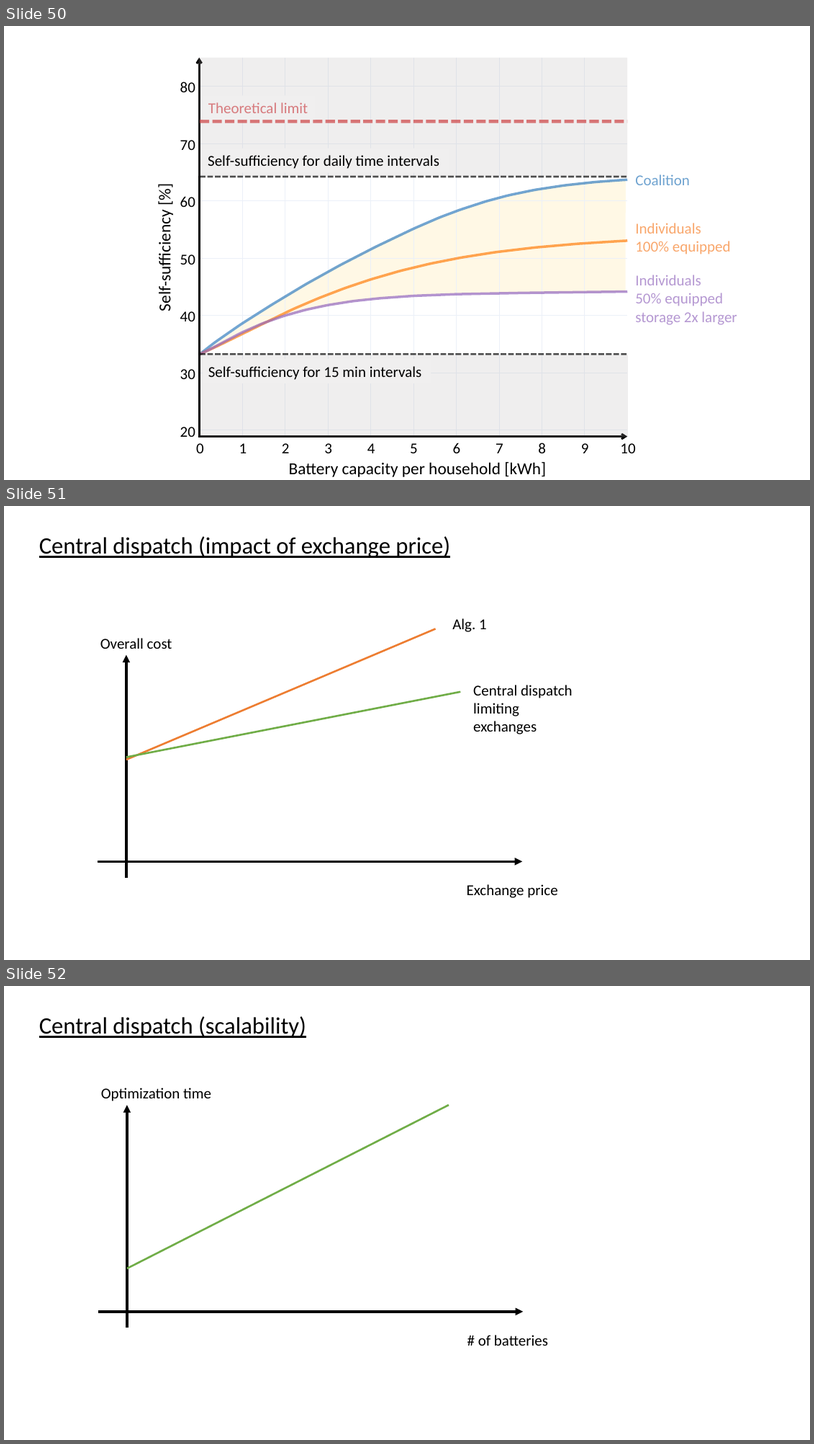
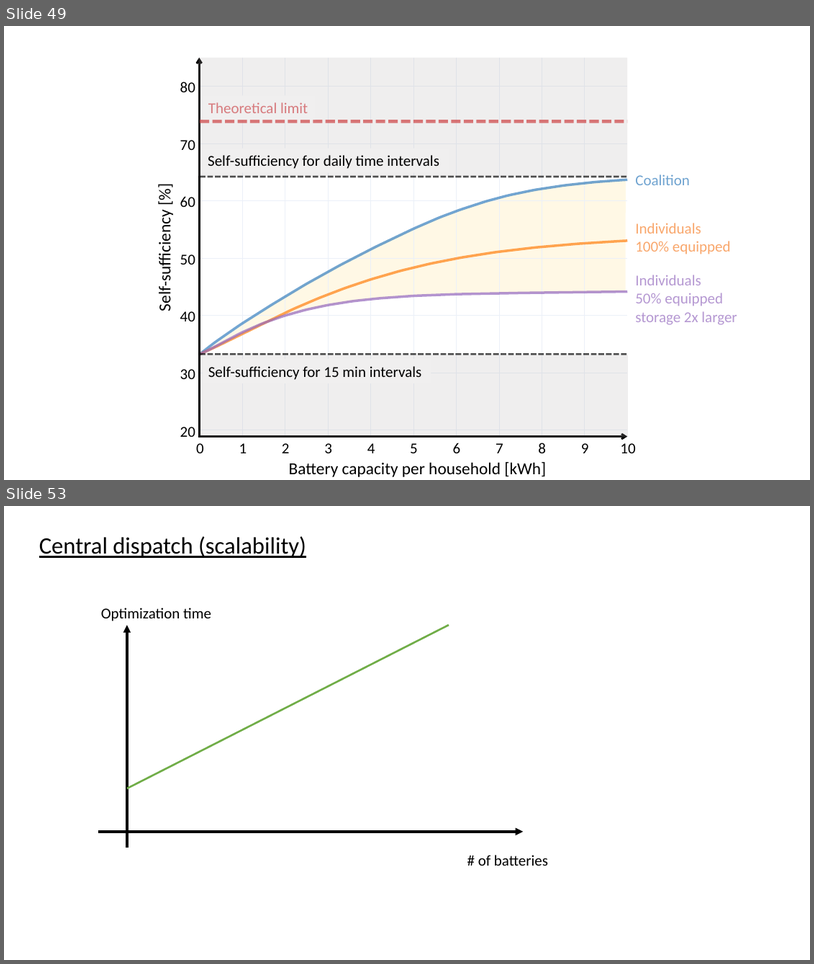
Before and after one commit to Jonathan56/supplementary_thesis, a slide deck: figures.pptx. Shown one above the other, each under a label of ours: slides 50, 51 and 52 before the commit, slides 49 and 53 after it; the slides between them are not shown. The pictures are 814x1444 and 814x964 pixels, drawn with LibreOffice and Linux fonts; fonts in the diff are those of the drawing. Boxes give left, top, right and bottom in pixels: in the first picture for what was removed or moved away, otherwise in the second. Text is boxed around its words. In the diff, an @@ line names an element or a change of style, - is before the commit and + after.

```diff
--- a/figures.pptx
+++ b/figures.pptx
@@ slide 51 removed at [4, 506, 810, 960], background #FFFFFF @@
@@ text removed at [39, 536, 450, 558] @@
-Central dispatch (impact of exchange price)
@@ line removed from (126, 759) to (436, 629) @@
@@ text removed at [453, 618, 487, 632] @@
-Alg. 1
@@ text removed at [100, 638, 172, 649] @@
-Overall cost
@@ arrow removed from (126, 878) to (126, 655) @@
@@ line removed from (126, 757) to (460, 692) @@
@@ text removed at [473, 685, 573, 734] @@
-Central dispatch limiting exchanges
@@ arrow removed from (98, 861) to (522, 861) @@
@@ text removed at [467, 884, 558, 898] @@
-Exchange price
@@ what was slide 50 is now slide 49 @@
@@ what was slide 52 is now slide 53 @@
```
Also in this commit, not shown: 1 slide changed, 2 slides added, 3 other files.
